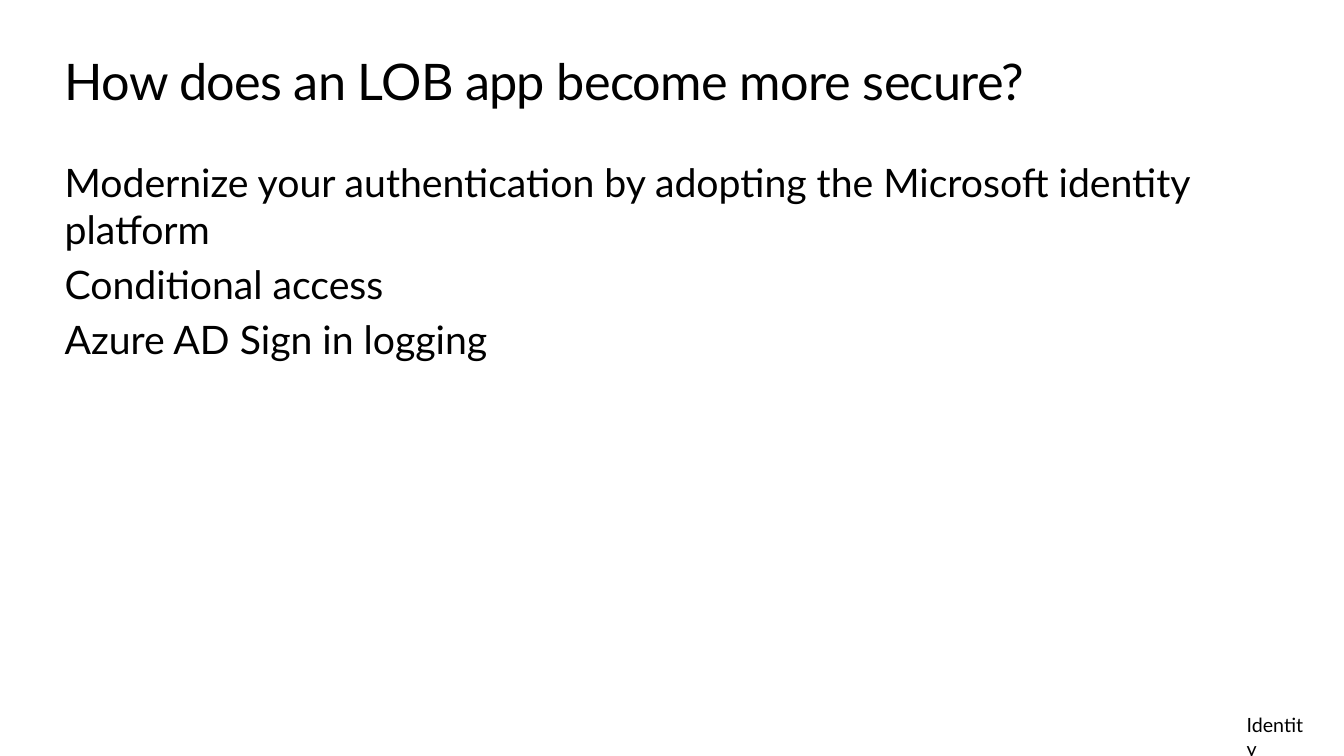
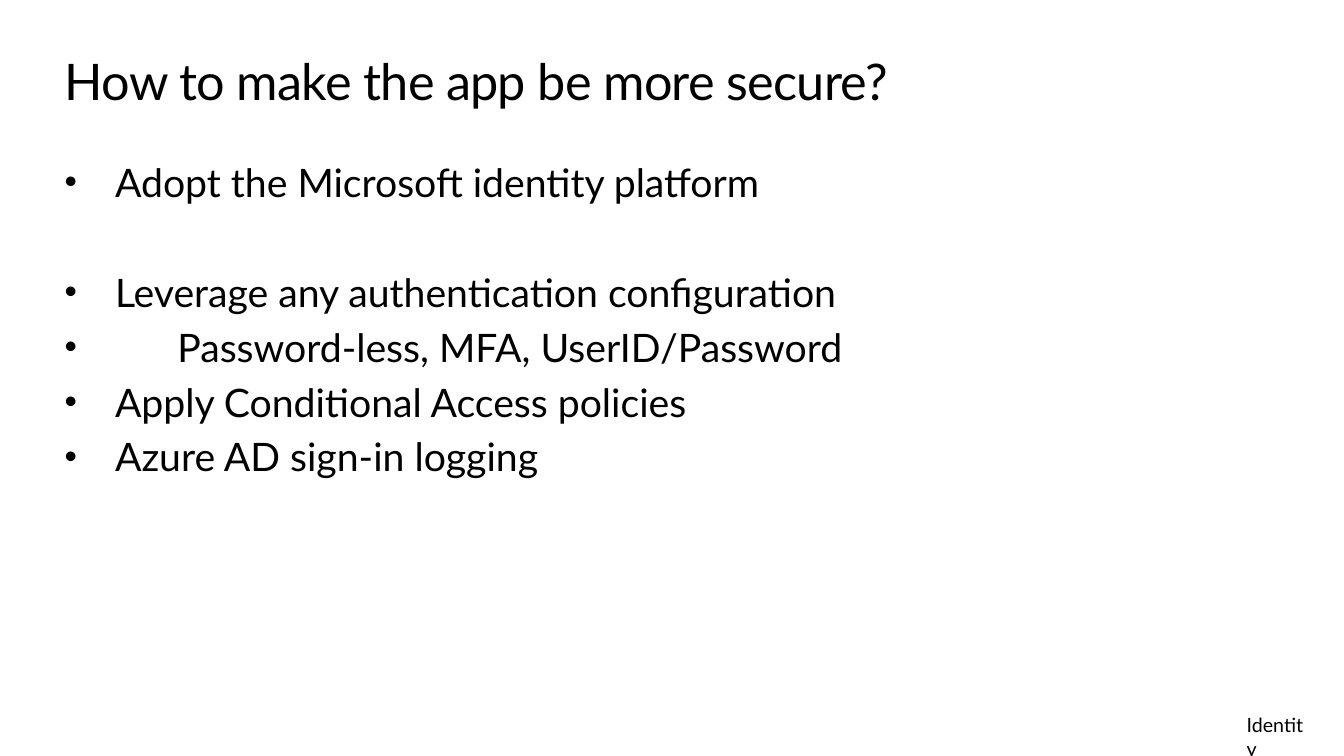
Before and after one commit to kylemar/LOB-Apps-for-IT-Pros, a slide deck: slide 8 of LOB apps for ITPros.pptx (slide 7 before the commit). Drawn at 1344x756 pixels with LibreOffice and Linux fonts; fonts in the diff are those of the drawing; background and template pictures are left out. Boxes give left, top, right and bottom in pixels: in the first picture for what was removed or moved away, otherwise in the second. Text is boxed around its words. In the diff, an @@ line names an element or a change of style, - is before the commit and + after.

```diff
--- a/LOB apps for ITPros.pptx
+++ b/LOB apps for ITPros.pptx
@@ title at [65,63,888,109]: text changed @@
-How does an LOB app become more secure?
+How to make the app be more secure?
@@ text at [115,168,843,478]: text changed @@
-Modernize your authentication by adopting the Microsoft identity platform
-Conditional access
-Azure AD Sign in logging
+• Adopt the Microsoft identity platform
+• Leverage any authentication configuration
+• Password-less, MFA, UserID/Password
+• Apply Conditional Access policies
+• Azure AD sign-in logging
```
Also in this commit, not shown: 22 other slides changed, 20 slides added, 2 slides removed, 1 other file.
